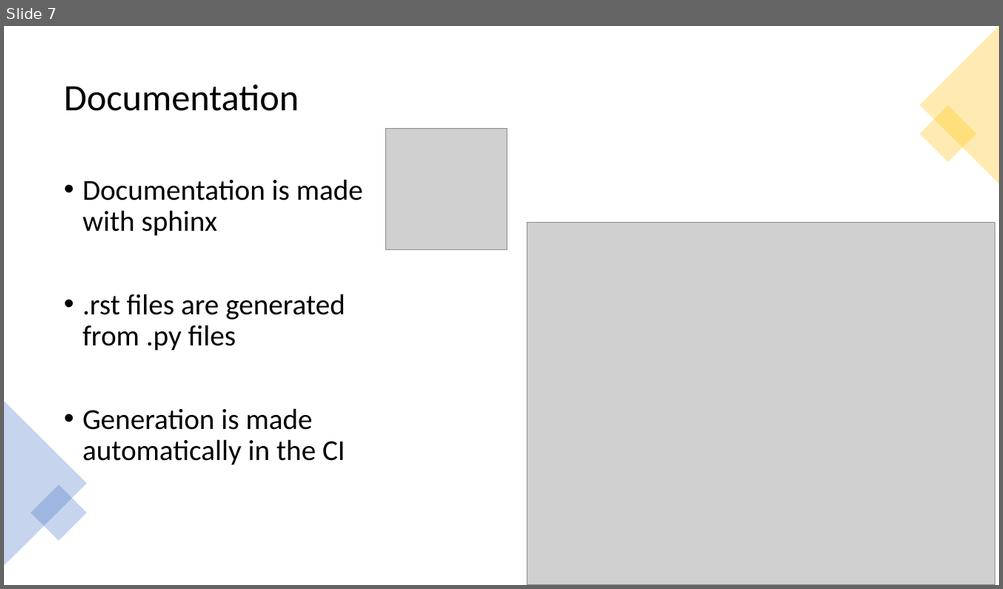
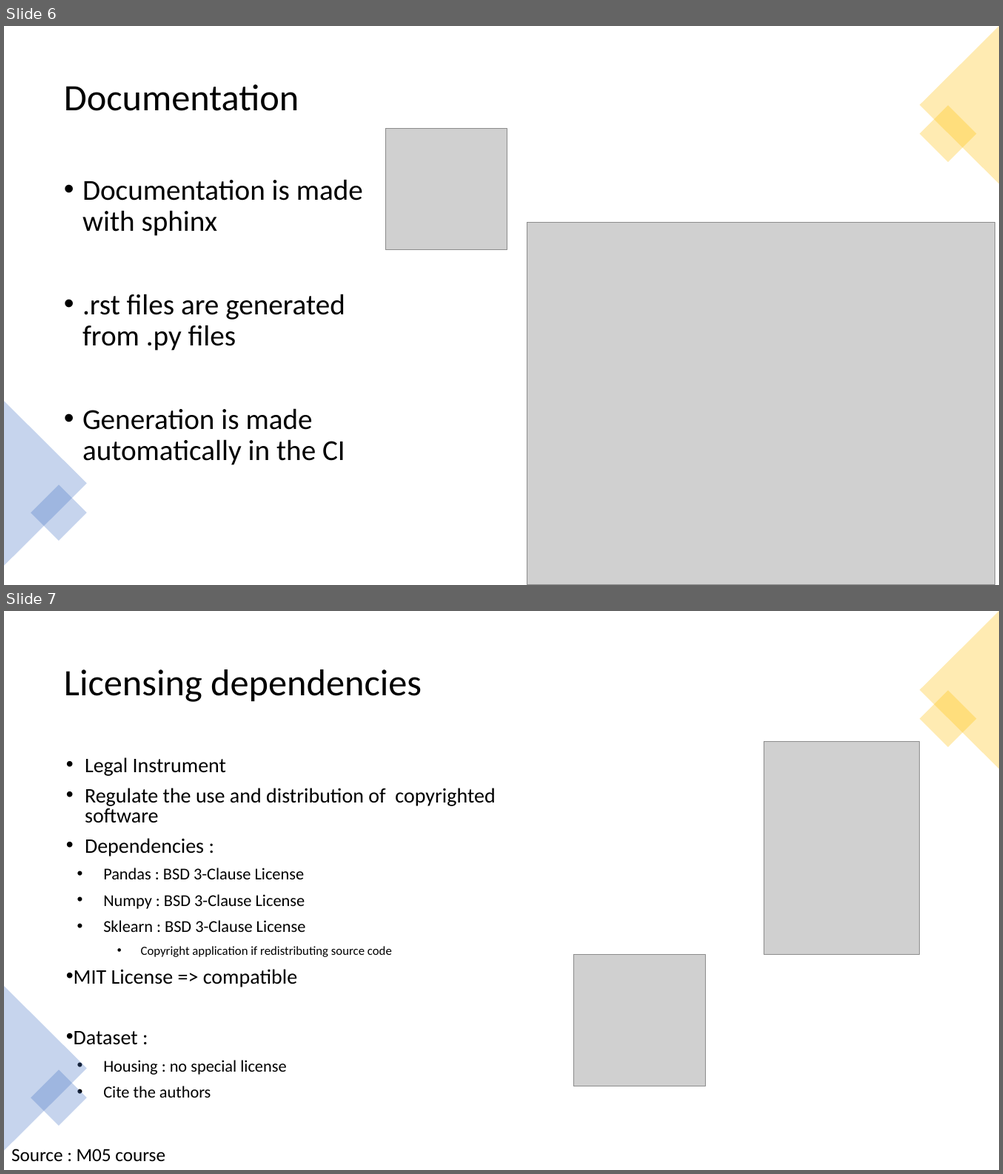
Before and after one commit to Laurasid/M05_Project, a slide deck: pres_full.pptx. Shown one above the other, each under a label of ours: slide 7 before the commit, slides 6 and 7 after it. The pictures are 1003x589 and 1003x1174 pixels, drawn with LibreOffice and Linux fonts; fonts in the diff are those of the drawing; grey boxes stand for pictures. Boxes give left, top, right and bottom in pixels: in the first picture for what was removed or moved away, otherwise in the second. Text is boxed around its words. In the diff, an @@ line names an element or a change of style, - is before the commit and + after.

```diff
--- a/pres_full.pptx
+++ b/pres_full.pptx
@@ slide 7 added at <box>4,611,999,1170</box>, background #FFFFFF @@
@@ triangle added at <box>919,611,999,769</box>, fill #FFC000 at 30% opacity @@
@@ title added at <box>64,669,421,702</box>, 36 pt, text #000000 @@
+Licensing dependencies
@@ rectangle added at <box>919,691,976,748</box>, fill #FFC000 at 30% opacity @@
@@ picture added at <box>764,741,919,955</box> @@
@@ text added at <box>74,758,495,1098</box>, 16 pt, text #000000 @@
+• Legal Instrument
+• Regulate the use and distribution of copyrighted software
+• Dependencies :
+  • Pandas : BSD 3-Clause License
+  • Numpy : BSD 3-Clause License
+  • Sklearn : BSD 3-Clause License
+    • Copyright application if redistributing source code
+• MIT License => compatible
+• Dataset :
+  • Housing : no special license
+  • Cite the authors
@@ picture added at <box>573,955,706,1087</box> @@
@@ triangle added at <box>4,986,87,1151</box>, fill #4472C4 at 30% opacity @@
@@ rectangle added at <box>31,1070,87,1126</box>, fill #4472C4 at 30% opacity @@
@@ text added at <box>11,1149,165,1162</box>, 18 pt, text #000000 @@
+Source : M05 course
@@ what was slide 7 is now slide 6 @@
```
Also in this commit, not shown: 4 slides changed, 1 other slide added, 3 slides removed.
